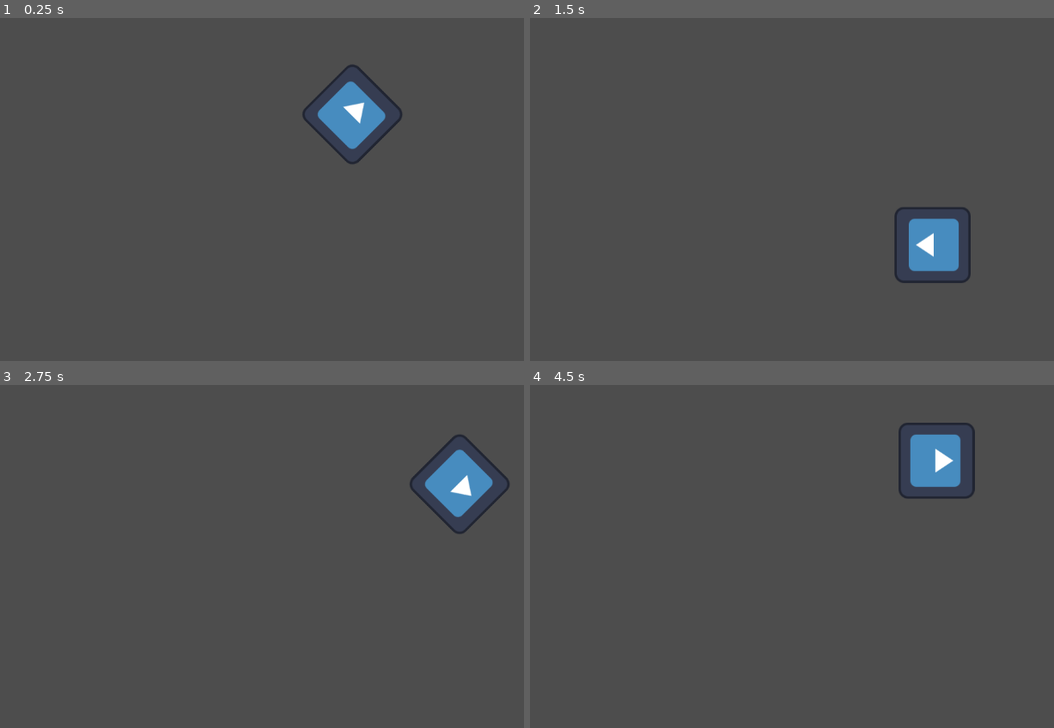
Above: before the commit, frames 1-4 (two rows, left to right).
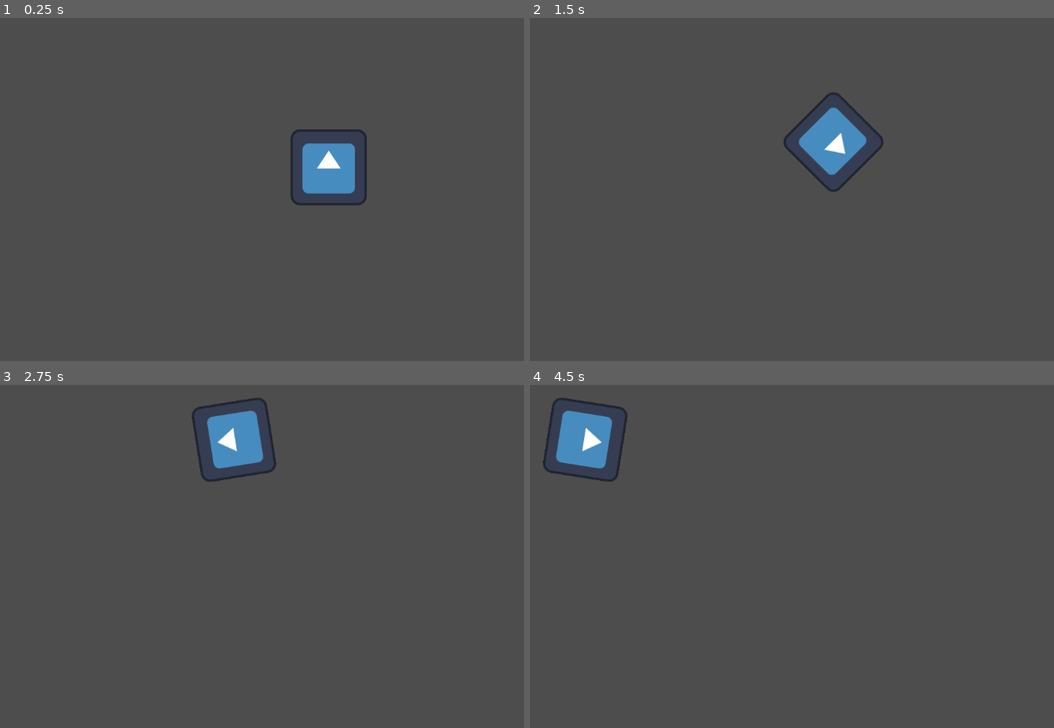
Above: after the commit, the same moments.

Repository: adeusmondo/godot-step-by-step
Game: Godot game, scene res://sprite_2d.tscn
The game is run twice, just before and just after one commit, with the same random seed, the same clock (stepped at 60 frames per second) and the same inputs. The engine's default icon, where the game draws it, is replaced by a stand-in: a white triangle on a blue panel in a dark square.
Inputs:
- Up to frame 1 (0.25 s): no input
- Up to frame 2 (1.5 s): hold Right (ui_right) 0.53-1.28 s; hold Down (ui_down) from 1.28 s (still down)
- Up to frame 3 (2.75 s): release Down (ui_down) at 2.03 s; hold Right (ui_right) from 2.03 s (still down)
- Up to frame 4 (4.5 s): release Right (ui_right) at 2.78 s; hold Up (ui_up) 2.78-3.53 s; hold Left (ui_left) from 3.53 s (still down)

The runs differ from the first frame. In frame 1, 3.6% of the frame differs, in the area x 55-77%, y 13-55%; in frame 2, 3.8%; in frame 3, 3.8%; in frame 4, 3.9%, in the area x 2-85%, y 3-34%.

Commit message:
feat: conditional to move down

Diff:
--- a/first-script/Sprite2D.gd
+++ b/first-script/Sprite2D.gd
@@ -4,8 +4,18 @@
 var angular_speed = PI
 
 func _process(delta):
-	rotation += angular_speed * delta
+	var direction = 0
+	if Input.is_action_pressed("ui_left"):
+		direction = -1
+	if Input.is_action_pressed("ui_right"):
+		direction = 1
 
-	var velocity = Vector2.UP.rotated(rotation) * speed
+	rotation += angular_speed * direction * delta
+
+	var velocity = Vector2.ZERO
+	if Input.is_action_pressed("ui_up"):
+		velocity = Vector2.UP.rotated(rotation) * speed
+	if Input.is_action_pressed("ui_down"):
+		velocity = Vector2.DOWN.rotated(rotation) * (speed - 100)
 
 	position += velocity * delta
